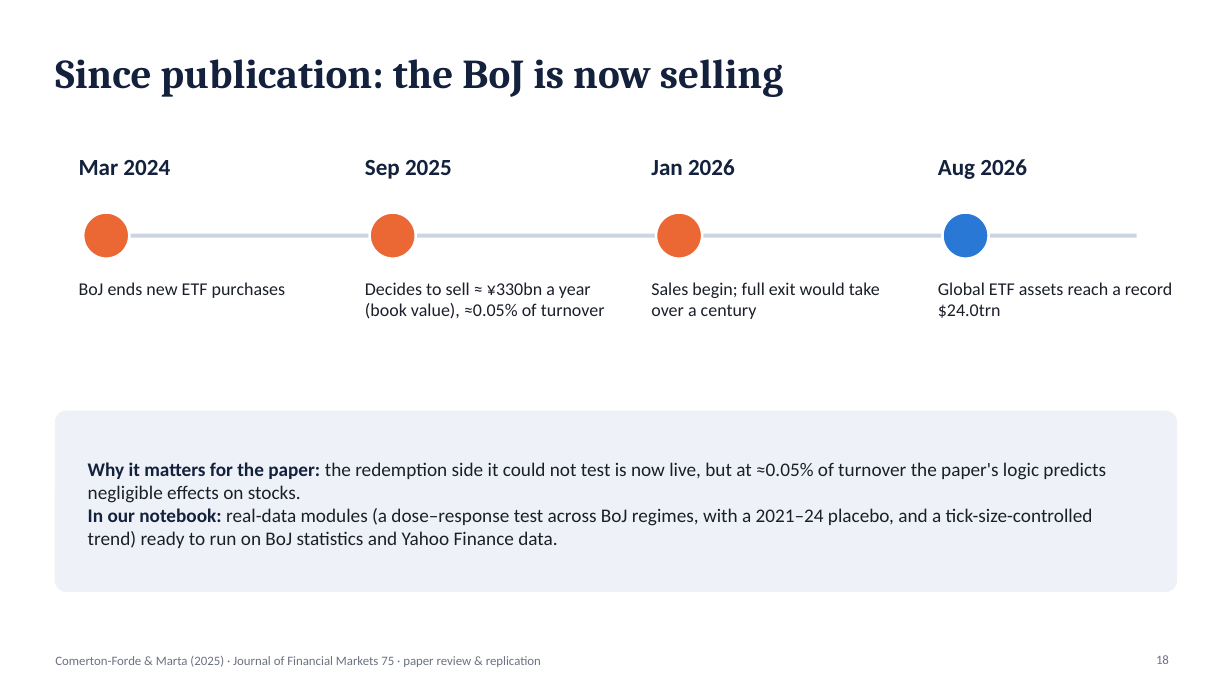
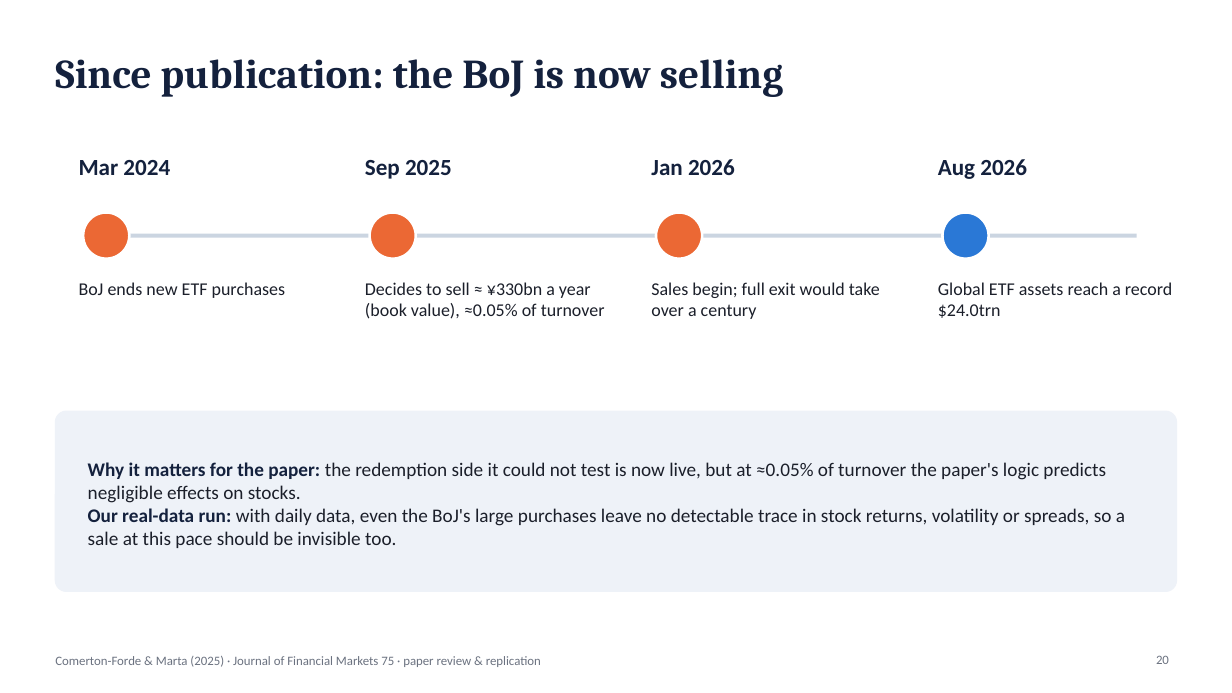
Before and after one commit to Mnntn/Finances, a slide deck: slide 20 of ETF_effects_The_role_of_primary_versus_secondary_market_activities/etf_effects_presentation.pptx (slide 18 before the commit). Drawn at 1232x693 pixels with LibreOffice and Linux fonts; fonts in the diff are those of the drawing. Boxes give left, top, right and bottom in pixels: in the first picture for what was removed or moved away, otherwise in the second. Text is boxed around its words. In the diff, an @@ line names an element or a change of style, - is before the commit and + after.

Commit message:
Update the presentation with real-data slides; ignore IDE files

```diff
--- a/ETF_effects_The_role_of_primary_versus_secondary_market_activities/etf_effects_presentation.pptx
+++ b/ETF_effects_The_role_of_primary_versus_secondary_market_activities/etf_effects_presentation.pptx
@@ text at [88, 508, 1125, 548]: text changed @@
-In our notebook: real-data modules (a dose–response test across BoJ regimes, with a 2021–24 placebo, and a tick-size-controlled trend) ready to run on BoJ statistics and Yahoo Finance data.
+Our real-data run: with daily data, even the BoJ's large purchases leave no detectable trace in stock returns, volatility or spreads, so a sale at this pace should be invisible too.
@@ page number at [1156, 655, 1169, 664]: text changed @@
-18
+20
```
Also in this commit, not shown: 1 other slide changed, 2 slides added, 2 other files.
